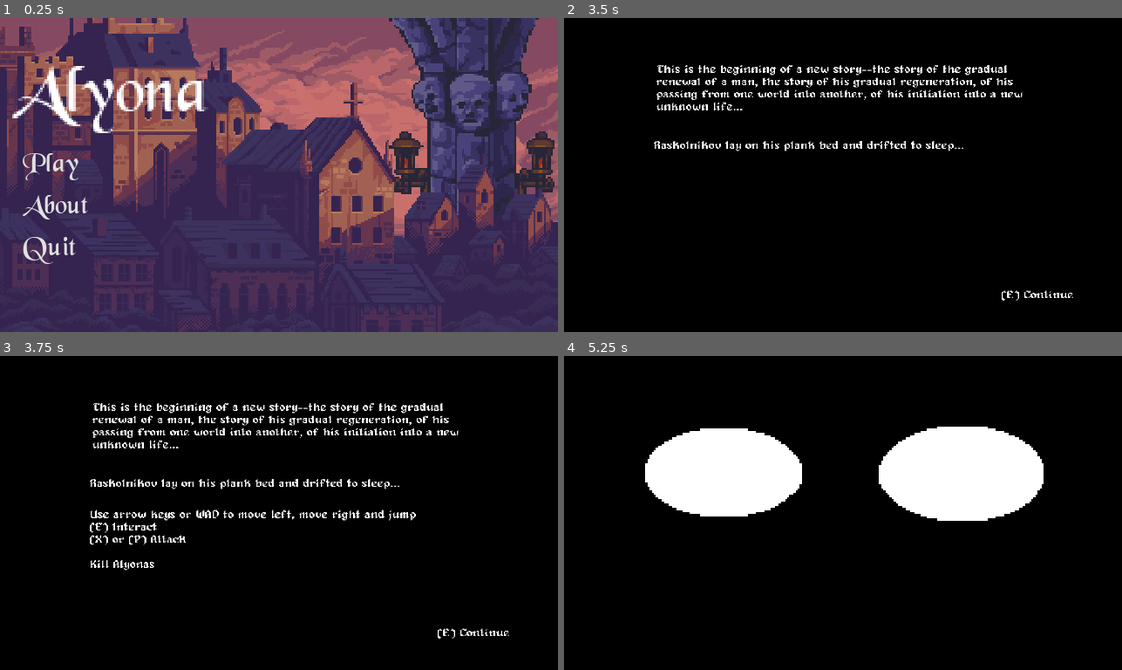
Above: before the commit, frames 1-4 (two rows, left to right).
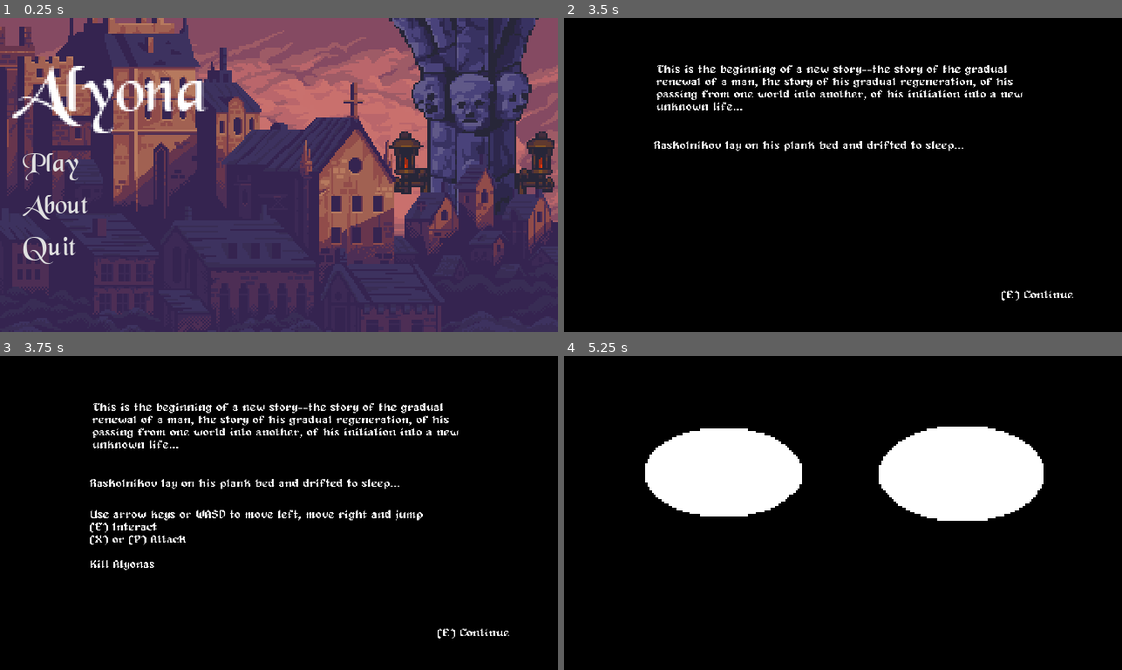
Above: after the commit, the same moments.

Repository: importTahsinZaman/Alyona
Game: Godot game, scene res://Menu.tscn
Two runs of this game, one before a commit and one after it. Both use one fixed random seed, a clock stepped at 60 frames per second and the inputs below.
Inputs:
- Up to frame 1 (0.25 s): no input
- Up to frame 2 (3.5 s): click "Play" at 0.5 s; tap Enter at 1.25, 2.75 s; hold Right (ui_right) 1.28-2.03 s; tap X (attack) at 1.35, 2.85 s; tap Space at 2 s; hold Left (ui_left) 2.03-2.78 s; tap E (interact) at 2.1 s; hold Right (ui_right) from 2.78 s (still down)
- Up to frame 3 (3.75 s): tap Space at 3.5 s; release Right (ui_right) at 3.53 s; hold Up (ui_up) from 3.53 s (still down); tap E (interact) at 3.6 s
- Up to frame 4 (5.25 s): tap Enter at 4.25 s; release Up (ui_up) at 4.28 s; hold Left (ui_left) from 4.28 s (still down); tap X (attack) at 4.35 s; tap Space at 5 s; tap E (interact) at 5.1 s

Frames 1-2 are identical in both runs. In frame 3, 0.6% of the frame differs, in the area x 37-76%, y 48-53%; in frame 4, nothing differs.

Commit message:
Added Game Finished Screen

Diff:
--- a/AlyonaHouse.tscn
+++ b/AlyonaHouse.tscn
@@ -213,7 +213,7 @@
 margin_right = 457.0
 margin_bottom = 188.0
 custom_fonts/normal_font = ExtResource( 10 )
-text = "Use arrow keys or WAD to move left, move right and jump
+text = "Use arrow keys or WASD to move left, move right and jump
 (E) Interact
 (X) or (P) Attack
 
--- a/FinalPlayer.gd
+++ b/FinalPlayer.gd
@@ -87,6 +87,7 @@
 			get_parent().get_node("25%Dialogue").show()
 			$Camera2D.zoom = Vector2(1.3, 1.4)
 		elif Global.current_boss_health == 0:
-			$Camera2D.zoom = Vector2(1.3, 1.4)
+			$Camera2D.zoom = Vector2(1,1)
+			get_tree().change_scene("res://GameFinishedScreen.tscn")
 	elif body.is_in_group("Alyona"):
 		body.health -= 1
--- a/GameCompleted.gd
+++ /dev/null
@@ -1,7 +0,0 @@
-extends Control
-
-
-func _on_Button_pressed():
-	Global.set_script(null)
-	Global.set_script(preload("res://Global.gd"))
-	get_tree().change_scene("res://Menu.tscn")
--- a/GameCompleted.tscn
+++ /dev/null
@@ -1,46 +0,0 @@
-[gd_scene load_steps=8 format=2]
-
-[ext_resource path="res://gamefinished.png" type="Texture" id=1]
-[ext_resource path="res://bitmgothic.medium (3).webp" type="Texture" id=2]
-[ext_resource path="res://mainmenu.webp" type="Texture" id=3]
-[ext_resource path="res://GameCompleted.gd" type="Script" id=4]
-
-[sub_resource type="StyleBoxFlat" id=4]
-bg_color = Color( 0.521569, 0.721569, 0.709804, 1 )
-
-[sub_resource type="StyleBoxEmpty" id=2]
-
-[sub_resource type="StyleBoxEmpty" id=3]
-
-[node name="Control" type="Control"]
-margin_right = 40.0
-margin_bottom = 40.0
-script = ExtResource( 4 )
-__meta__ = {
-"_edit_use_anchors_": false
-}
-
-[node name="Sprite" type="Sprite" parent="."]
-position = Vector2( 160, 90 )
-texture = ExtResource( 1 )
-
-[node name="Bitmgothicmedium(3)" type="Sprite" parent="."]
-position = Vector2( 228, 38 )
-scale = Vector2( 0.48754, 0.631945 )
-texture = ExtResource( 2 )
-
-[node name="Button" type="Button" parent="."]
-margin_left = 193.0
-margin_top = 63.0
-margin_right = 561.0
-margin_bottom = 132.0
-rect_scale = Vector2( 0.3, 0.3 )
-custom_styles/hover = SubResource( 4 )
-custom_styles/pressed = SubResource( 2 )
-custom_styles/normal = SubResource( 3 )
-icon = ExtResource( 3 )
-__meta__ = {
-"_edit_use_anchors_": false
-}
-
-[connection signal="pressed" from="Button" to="." method="_on_Button_pressed"]
--- /dev/null
+++ b/GameFinishedScreen.gd
@@ -0,0 +1,14 @@
+extends Node2D
+
+func _ready():
+	$RichTextLabel.hide()
+	$Game_finished_eyes.play("default")
+
+func _on_Game_finished_eyes_animation_finished():
+	$Game_finished_eyes.stop()
+	$Game_finished_eyes.frame = 4
+	$CanvasModulate/AnimationPlayer.play("fade_out")
+
+func show_thanks():
+	$Game_finished_eyes.frame = 0
+	$RichTextLabel.show()
--- /dev/null
+++ b/GameFinishedScreen.tscn
@@ -0,0 +1,92 @@
+[gd_scene load_steps=12 format=2]
+
+[ext_resource path="res://GameFinishedScreen.gd" type="Script" id=1]
+[ext_resource path="res://EyesClosing/eyesclosing5.png" type="Texture" id=2]
+[ext_resource path="res://EyesClosing/eyesclosing2.png" type="Texture" id=3]
+[ext_resource path="res://EyesClosing/eyesclosing4.png" type="Texture" id=4]
+[ext_resource path="res://EyesClosing/eyesclosing1.png" type="Texture" id=5]
+[ext_resource path="res://EyesClosing/eyesclosing3.png" type="Texture" id=6]
+[ext_resource path="res://alagard.ttf" type="DynamicFontData" id=7]
+
+[sub_resource type="SpriteFrames" id=1]
+animations = [ {
+"frames": [ ExtResource( 2 ), ExtResource( 4 ), ExtResource( 6 ), ExtResource( 3 ), ExtResource( 5 ) ],
+"loop": true,
+"name": "default",
+"speed": 2.0
+} ]
+
+[sub_resource type="Animation" id=2]
+length = 0.001
+tracks/0/type = "value"
+tracks/0/path = NodePath(".:color")
+tracks/0/interp = 1
+tracks/0/loop_wrap = true
+tracks/0/imported = false
+tracks/0/enabled = true
+tracks/0/keys = {
+"times": PoolRealArray( 0 ),
+"transitions": PoolRealArray( 1 ),
+"update": 0,
+"values": [ Color( 1, 1, 1, 1 ) ]
+}
+
+[sub_resource type="Animation" id=3]
+resource_name = "fade_out"
+length = 4.0
+tracks/0/type = "value"
+tracks/0/path = NodePath(".:color")
+tracks/0/interp = 1
+tracks/0/loop_wrap = true
+tracks/0/imported = false
+tracks/0/enabled = true
+tracks/0/keys = {
+"times": PoolRealArray( 0, 3, 4 ),
+"transitions": PoolRealArray( 1, 1, 1 ),
+"update": 0,
+"values": [ Color( 1, 1, 1, 1 ), Color( 0, 0, 0, 1 ), Color( 1, 1, 1, 1 ) ]
+}
+tracks/1/type = "method"
+tracks/1/path = NodePath("..")
+tracks/1/interp = 1
+tracks/1/loop_wrap = true
+tracks/1/imported = false
+tracks/1/enabled = true
+tracks/1/keys = {
+"times": PoolRealArray( 3 ),
+"transitions": PoolRealArray( 1 ),
+"values": [ {
+"args": [  ],
+"method": "show_thanks"
+} ]
+}
+
+[sub_resource type="DynamicFont" id=4]
+font_data = ExtResource( 7 )
+
+[node name="GameFinishedScreen" type="Node2D"]
+script = ExtResource( 1 )
+
+[node name="Game_finished_eyes" type="AnimatedSprite" parent="."]
+position = Vector2( 160, 90 )
+frames = SubResource( 1 )
+
+[node name="CanvasModulate" type="CanvasModulate" parent="."]
+position = Vector2( 160, 90 )
+
+[node name="AnimationPlayer" type="AnimationPlayer" parent="CanvasModulate"]
+anims/RESET = SubResource( 2 )
+anims/fade_out = SubResource( 3 )
+
+[node name="RichTextLabel" type="Label" parent="."]
+margin_left = 78.0
+margin_top = 75.0
+margin_right = 250.0
+margin_bottom = 112.0
+custom_fonts/font = SubResource( 4 )
+text = "Thank you for playing!"
+__meta__ = {
+"_edit_use_anchors_": false
+}
+
+[connection signal="animation_finished" from="Game_finished_eyes" to="." method="_on_Game_finished_eyes_animation_finished"]
--- /dev/null
+++ b/Game_finished_eyes.gd
@@ -0,0 +1,9 @@
+extends AnimatedSprite
+
+func _ready():
+	play("default")
+
+func _on_Game_finished_eyes_animation_finished():
+	stop()
+	frame = 4
+	$CanvasModulate/AnimationPlayer.play("fade_out")
--- a/Global.gd
+++ b/Global.gd
@@ -30,7 +30,7 @@
 var return_scene
 var return_from_dialogue = false
 
-const MAX_BOSS_HEALTH = 20
+const MAX_BOSS_HEALTH = 15
 var current_boss_health = MAX_BOSS_HEALTH
 
 var spoken_with_rask = false
--- a/World.tscn
+++ b/World.tscn
@@ -191,18 +191,18 @@
 
 [node name="ParallaxLayer" type="ParallaxLayer" parent="ParallaxBackground"]
 motion_scale = Vector2( 0.1, 1 )
+motion_mirroring = Vector2( 384, 0 )
 
 [node name="Sprite" type="Sprite" parent="ParallaxBackground/ParallaxLayer"]
-position = Vector2( -920, 41 )
-scale = Vector2( 1.45964, 1.20313 )
+position = Vector2( 0, 51 )
 texture = ExtResource( 2 )
 
 [node name="ParallaxLayer2" type="ParallaxLayer" parent="ParallaxBackground"]
 motion_scale = Vector2( 0.2, 1 )
+motion_mirroring = Vector2( 384, 0 )
 
 [node name="Sprite" type="Sprite" parent="ParallaxBackground/ParallaxLayer2"]
-position = Vector2( -920, 50 )
-scale = Vector2( 1.51562, 1.20833 )
+position = Vector2( -1, 62 )
 texture = ExtResource( 3 )
 
 [node name="TileMap" parent="." instance=ExtResource( 1 )]
Binary file removed: gamefinished.png
Not shown, removed: gamefinished.png.import
